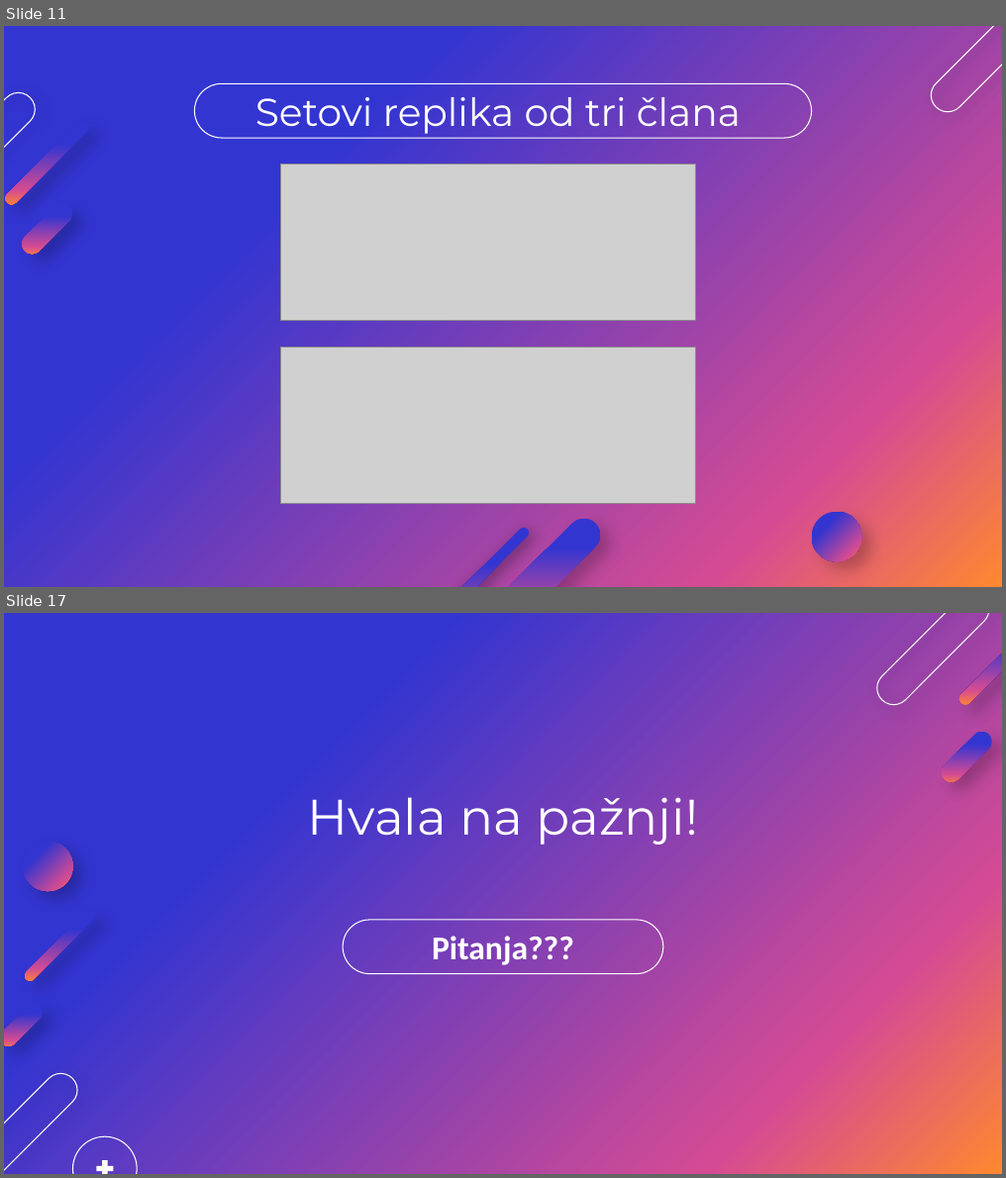
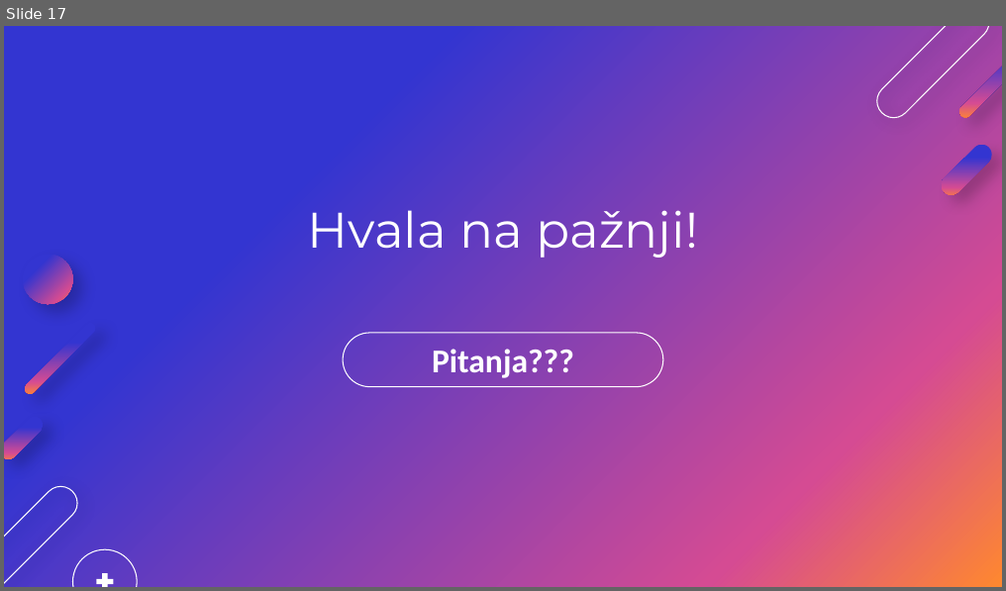
Before and after one commit to davidbosnic/SBP, a slide deck: 3/sbp3.pptx. Shown one above the other, each under a label of ours: slides 11 and 17 before the commit, slide 17 after it; the slides between them are not shown. The pictures are 1006x1178 and 1006x591 pixels, drawn with LibreOffice and Linux fonts; fonts in the diff are those of the drawing; grey boxes stand for pictures; background and template pictures are left out. Boxes give left, top, right and bottom in pixels: in the first picture for what was removed or moved away, otherwise in the second. Text is boxed around its words. In the diff, an @@ line names an element or a change of style, - is before the commit and + after.

```diff
--- a/3/sbp3.pptx
+++ b/3/sbp3.pptx
@@ slide 11 removed at (4, 26, 1002, 587), background gradient #3335D1 to #D54B93 to #FF882F @@
@@ rounded rectangle removed at (924, 26, 1002, 119) @@
@@ rounded rectangle removed at (195, 83, 811, 138) @@
@@ rounded rectangle removed at (4, 86, 42, 212) @@
@@ title removed at (255, 97, 741, 134) @@
-Setovi replika od tri člana
@@ rounded rectangle removed at (4, 119, 91, 207) @@
@@ picture removed at (281, 164, 696, 320) @@
@@ rounded rectangle removed at (18, 199, 76, 258) @@
@@ picture removed at (281, 348, 696, 504) @@
@@ rounded rectangle removed at (399, 525, 531, 587) @@
@@ rounded rectangle removed at (481, 511, 607, 587) @@
@@ ellipse removed at (811, 512, 861, 562) @@
```
Also in this commit, not shown: 5 slides changed, 11 slides added, 10 other slides removed.
